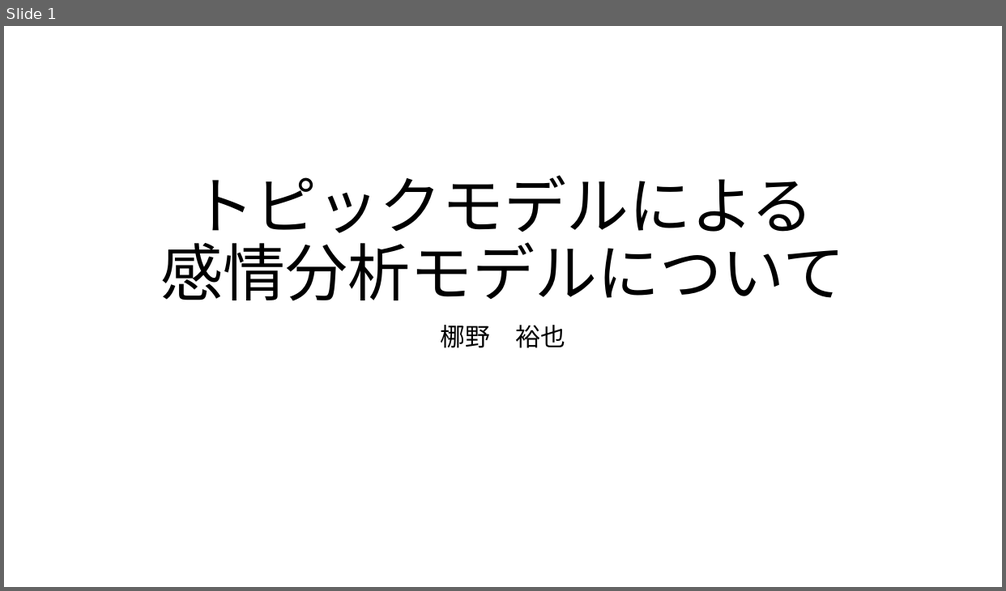
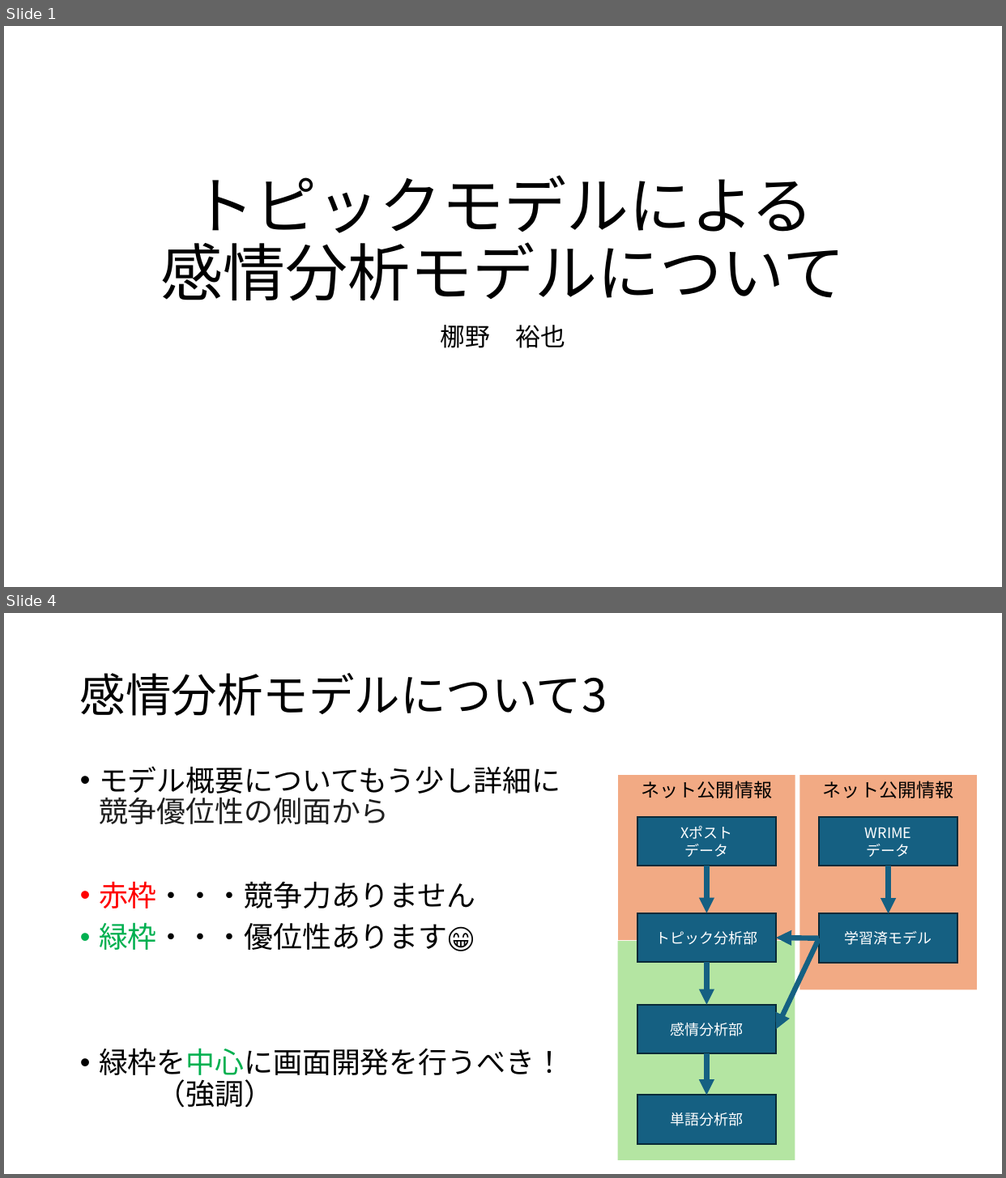
Before and after one commit to leggings8942/my_topic_model, a slide deck: 説明用資料.pptx. Shown one above the other, each under a label of ours: slide 1 before the commit, slides 1 and 4 after it; the slides between them are not shown. The pictures are 1006x591 and 1006x1178 pixels, drawn with LibreOffice and Linux fonts; fonts in the diff are those of the drawing. Boxes give left, top, right and bottom in pixels: in the first picture for what was removed or moved away, otherwise in the second. Text is boxed around its words. In the diff, an @@ line names an element or a change of style, - is before the commit and + after.

Commit message:
パワポ共有のためのコミット

```diff
--- a/説明用資料.pptx
+++ b/説明用資料.pptx
@@ slide 4 added at [4, 613, 1002, 1174], background #FFFFFF @@
@@ title added at [80, 673, 607, 716], 44 pt, text #000000 @@
+感情分析モデルについて3
@@ text added at [99, 766, 564, 1108], 28 pt, text #000000 @@
+• モデル概要についてもう少し詳細に
+  競争優位性の側面から
+• 赤枠・・・競争力ありません
+• 緑枠・・・優位性あります😁
+• 緑枠を中心に画面開発を行うべき！
+  （強調）
@@ rectangle added at [619, 776, 796, 941], fill #F2AA84, 18 pt, text #000000 @@
+ネット公開情報
@@ rectangle added at [799, 776, 978, 990], fill #F2AA84, 18 pt, text #000000 @@
+ネット公開情報
@@ rectangle added at [637, 817, 776, 867], fill #156082, outline #092A39 1.5 pt, 14 pt, text #FFFFFF @@
+Xポスト
+データ
@@ rectangle added at [819, 817, 957, 867], fill #156082, outline #092A39 1.5 pt, 14 pt, text #FFFFFF @@
+WRIME
+データ
@@ arrow added from (707, 866) to (707, 914), #156082 5 pt @@
@@ arrow added from (889, 866) to (889, 914), #156082 5 pt @@
@@ rectangle added at [637, 914, 776, 963], fill #156082, outline #092A39 1.5 pt, 14 pt, text #FFFFFF @@
+トピック分析部
@@ rectangle added at [819, 914, 957, 964], fill #156082, outline #092A39 1.5 pt, 14 pt, text #FFFFFF @@
+学習済モデル
@@ rectangle added at [618, 942, 795, 1161], fill #B4E5A2 @@
@@ arrow added from (819, 939) to (776, 1029), #156082 5 pt @@
@@ arrow added from (819, 939) to (776, 938), #156082 5 pt @@
@@ arrow added from (707, 963) to (707, 1005), #156082 5 pt @@
@@ rectangle added at [637, 1005, 776, 1054], fill #156082, outline #092A39 1.5 pt, 14 pt, text #FFFFFF @@
+感情分析部
@@ arrow added from (707, 1054) to (707, 1095), #156082 5 pt @@
@@ rectangle added at [637, 1095, 776, 1144], fill #156082, outline #092A39 1.5 pt, 14 pt, text #FFFFFF @@
+単語分析部
```
Also in this commit, not shown: 3 slides changed, 18 other slides added.
